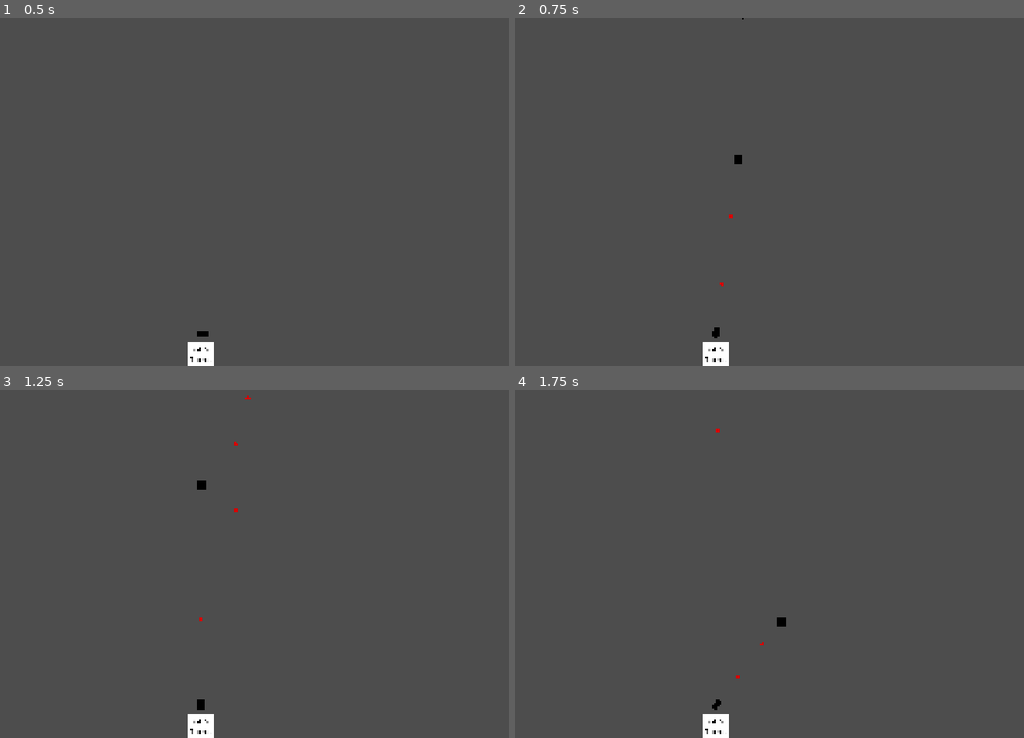
Above: before the commit, frames 1-4 (two rows, left to right).
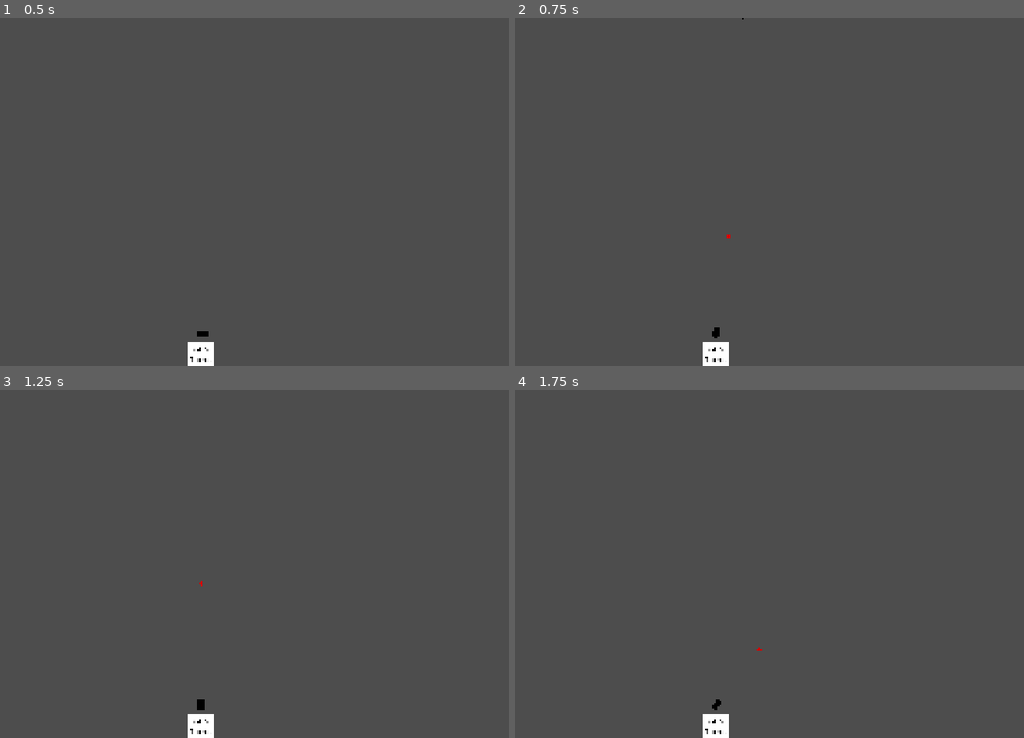
Above: after the commit, the same moments.

Repository: BilgiPasa/2d-gun-turret
Game: Godot game, scene res://Scenes/main_scene.tscn
Same seed, same stepped clock (60 frames per second), same inputs: the game is played once before the commit and once after it.
Inputs (mouse positions are in pixels of both pictures, inside the frame that each line leads up to):
- Up to frame 1 (0.5 s): no input
- Up to frame 2 (0.75 s): tap Enter at 0.5 s; move the mouse to (850, 174) at 0.52 s
- Up to frame 3 (1.25 s): no input
- Up to frame 4 (1.75 s): move the mouse to (591, 581) at 1.27 s

Frame 1 is identical in both runs. In frame 2, less than 0.1% of the frame differs, in the area x 40-45%, y 39-78%; in frame 3, less than 0.1%, in the area x 38-50%, y 1-67%; in frame 4, less than 0.1%.

Commit message:
Add pause menu scene and script, Update some scripts, Update main scene

Diff:
--- a/Scenes/main_scene.tscn
+++ b/Scenes/main_scene.tscn
@@ -4,6 +4,7 @@
 [ext_resource type="PackedScene" uid="uid://ctib38tdrg2iw" path="res://Scenes/gun_turret.tscn" id="2_6l7je"]
 [ext_resource type="Script" uid="uid://c14rqw4s7qa" path="res://Scripts/movable_enemy_spawner.gd" id="3_x6ack"]
 [ext_resource type="Script" uid="uid://cdqp2fy7aaufi" path="res://Scripts/static_enemy_spawner.gd" id="4_iacmt"]
+[ext_resource type="PackedScene" uid="uid://xvfe40rybecl" path="res://Scenes/pause_menu.tscn" id="5_iacmt"]
 
 [sub_resource type="RectangleShape2D" id="RectangleShape2D_5s483"]
 size = Vector2(4750, 40)
@@ -19,8 +20,6 @@
 zoom = Vector2(0.4, 0.4)
 
 [node name="GunTurret" parent="." unique_id=1071740224 instance=ExtResource("2_6l7je")]
-
-[node name="CanvasLayer" type="CanvasLayer" parent="." unique_id=1463870061]
 
 [node name="Ground" type="StaticBody2D" parent="." unique_id=658723653]
 position = Vector2(0, 126)
@@ -51,6 +50,11 @@
 
 [node name="SpawnIncrTimer" type="Timer" parent="StaticEnemySpawner" unique_id=1029786699]
 
+[node name="CanvasLayer" type="CanvasLayer" parent="." unique_id=1463870061]
+
+[node name="PauseMenu" parent="CanvasLayer" unique_id=1481798387 instance=ExtResource("5_iacmt")]
+visible = false
+
 [connection signal="body_entered" from="Ground/GroundArea" to="." method="_on_ground_area_body_entered"]
 [connection signal="timeout" from="MovableEnemySpawner/SpawnTimer" to="MovableEnemySpawner" method="_on_spawn_timer_timeout"]
 [connection signal="timeout" from="MovableEnemySpawner/SpawnIncrTimer" to="MovableEnemySpawner" method="_on_spawn_incr_timer_timeout"]
--- /dev/null
+++ b/Scenes/pause_menu.tscn
@@ -0,0 +1,80 @@
+[gd_scene format=3 uid="uid://xvfe40rybecl"]
+
+[ext_resource type="Script" uid="uid://c0jsfuxgmm3xm" path="res://Scripts/pause_menu.gd" id="1_emv3i"]
+
+[node name="PauseMenu" type="Control" unique_id=1481798387]
+layout_mode = 3
+anchors_preset = 15
+anchor_right = 1.0
+anchor_bottom = 1.0
+grow_horizontal = 2
+grow_vertical = 2
+script = ExtResource("1_emv3i")
+
+[node name="PauseLabel" type="Label" parent="." unique_id=1335443289]
+layout_mode = 1
+anchors_preset = 8
+anchor_left = 0.5
+anchor_top = 0.5
+anchor_right = 0.5
+anchor_bottom = 0.5
+offset_left = -211.0
+offset_top = -440.0
+offset_right = 211.0
+offset_bottom = -275.0
+grow_horizontal = 2
+grow_vertical = 2
+theme_override_font_sizes/font_size = 120
+text = "Paused"
+
+[node name="ResumeButton" type="Button" parent="." unique_id=263151304]
+layout_mode = 1
+anchors_preset = 8
+anchor_left = 0.5
+anchor_top = 0.5
+anchor_right = 0.5
+anchor_bottom = 0.5
+offset_left = -178.0
+offset_top = -190.0
+offset_right = 178.0
+offset_bottom = -57.999573
+grow_horizontal = 2
+grow_vertical = 2
+theme_override_font_sizes/font_size = 90
+text = "Resume"
+
+[node name="SettingsButton" type="Button" parent="." unique_id=469387869]
+layout_mode = 1
+anchors_preset = 8
+anchor_left = 0.5
+anchor_top = 0.5
+anchor_right = 0.5
+anchor_bottom = 0.5
+offset_left = -178.0
+offset_top = 10.0
+offset_right = 178.0
+offset_bottom = 142.0003
+grow_horizontal = 2
+grow_vertical = 2
+theme_override_font_sizes/font_size = 90
+text = "Settings"
+
+[node name="QuitButton" type="Button" parent="." unique_id=1132781728]
+layout_mode = 1
+anchors_preset = 8
+anchor_left = 0.5
+anchor_top = 0.5
+anchor_right = 0.5
+anchor_bottom = 0.5
+offset_left = -88.0
+offset_top = 210.0
+offset_right = 88.0
+offset_bottom = 328.00012
+grow_horizontal = 2
+grow_vertical = 2
+theme_override_font_sizes/font_size = 80
+text = "Quit"
+
+[connection signal="pressed" from="ResumeButton" to="." method="_on_resume_button_pressed"]
+[connection signal="pressed" from="SettingsButton" to="." method="_on_settings_button_pressed"]
+[connection signal="pressed" from="QuitButton" to="." method="_on_quit_button_pressed"]
--- a/Scripts/gun_turret.gd
+++ b/Scripts/gun_turret.gd
@@ -3,8 +3,8 @@
 # * Note: Godot's 2D Y axis increases as you go down and decreases as you go up.
 
 # Shoot Bullet Variables
-const BULLET_DEFAULT_LIN_VEL_X: float = 6000
-const BULLET_MIN_REACH_TIME: float = 0.3
+const BULLET_DEFAULT_LIN_VEL_X: float = 9000
+const BULLET_MIN_REACH_TIME: float = 0.15
 const SHOOT_TIMER_WAIT_TIME: float = 0.1
 const BULLET_SCENE = preload("res://Scenes/bullet.tscn")
 var gravity_amount: float = ProjectSettings.get_setting("physics/2d/default_gravity")
--- a/Scripts/main_scene.gd
+++ b/Scripts/main_scene.gd
@@ -2,11 +2,14 @@
 
 @onready var movable_enemy_spawner: Node2D = $MovableEnemySpawner
 @onready var static_enemy_spawner: Node2D = $StaticEnemySpawner
+@onready var pause_menu: Control = $CanvasLayer/PauseMenu
 var enable_static_enemy_spawner: bool = true
 var enable_movable_enemy_spawner: bool = true
 
 func _ready() -> void:
 	process_mode = Node.PROCESS_MODE_ALWAYS
+	pause_menu.process_mode = Node.PROCESS_MODE_DISABLED
+	pause_menu.hide()
 
 	if enable_movable_enemy_spawner:
 		movable_enemy_spawner.process_mode = Node.PROCESS_MODE_PAUSABLE
--- a/Scripts/movable_enemy_spawner.gd
+++ b/Scripts/movable_enemy_spawner.gd
@@ -4,7 +4,7 @@
 @onready var spawn_increaser_timer: Timer = $SpawnIncrTimer
 const SPAWN_X_RANGE: int = 750
 const SPEED_RANGE: int = 500
-const MIN_SPAWN_TIME: float = 0.3
+const MIN_SPAWN_TIME: float = 0.25
 const MOVABLE_ENEMY_SCENE = preload("res://Scenes/movable_enemy.tscn")
 
 func _ready() -> void:
--- /dev/null
+++ b/Scripts/pause_menu.gd
@@ -0,0 +1,13 @@
+extends Control
+
+func _ready() -> void:
+	pass
+
+func _on_resume_button_pressed() -> void:
+	pass # Replace with function body.
+
+func _on_settings_button_pressed() -> void:
+	pass # Replace with function body.
+
+func _on_quit_button_pressed() -> void:
+	pass # Replace with function body.
--- a/Scripts/static_enemy_spawner.gd
+++ b/Scripts/static_enemy_spawner.gd
@@ -3,7 +3,7 @@
 @onready var spawn_timer: Timer = $SpawnTimer
 @onready var spawn_increaser_timer: Timer = $SpawnIncrTimer
 const SPAWN_RADIUS: int = 750
-const MIN_SPAWN_TIME: float = 0.3
+const MIN_SPAWN_TIME: float = 0.25
 const STATIC_ENEMY_SCENE = preload("res://Scenes/static_enemy.tscn")
 
 func _ready() -> void:
Not shown, added: Scripts/pause_menu.gd.uid
